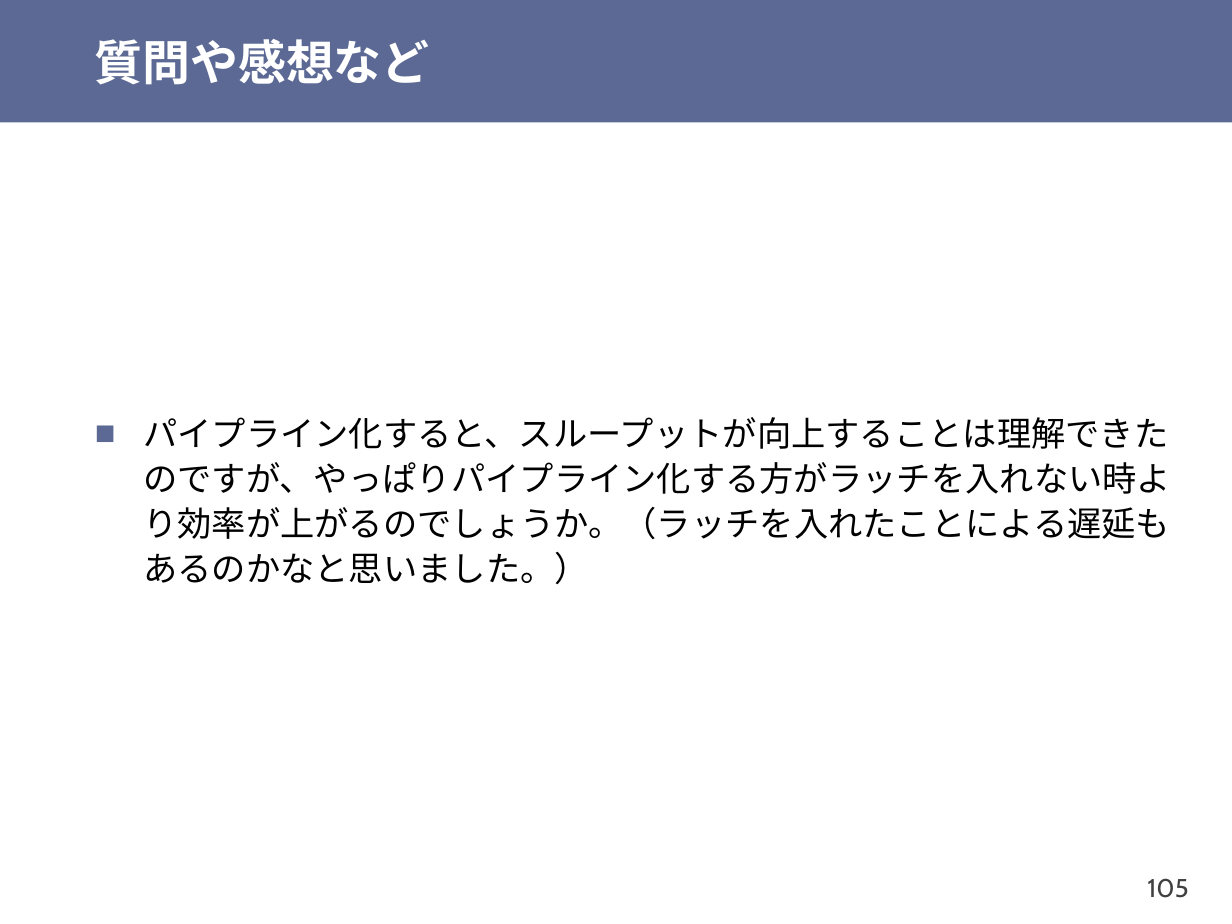
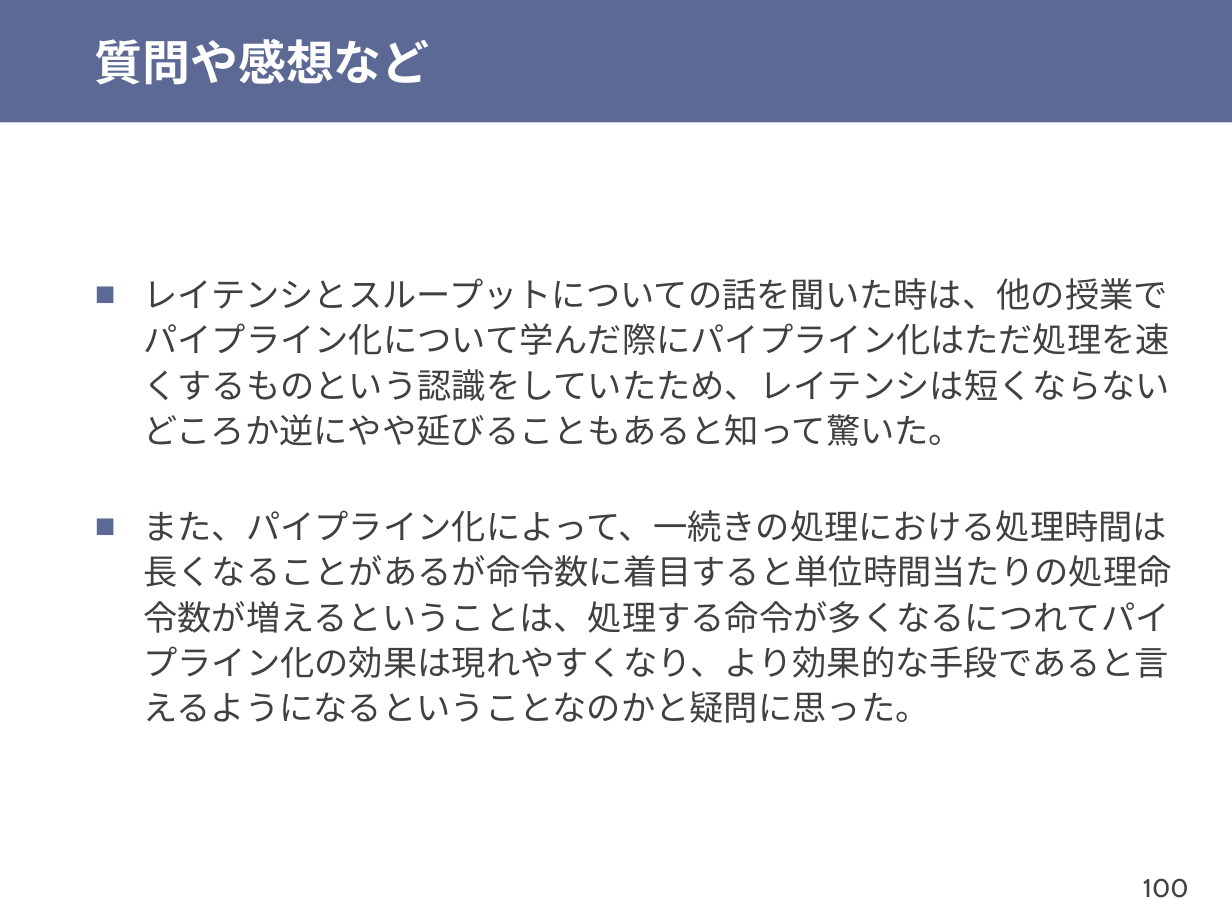
Before and after one commit to shioyadan/otya-computer-architecture-i, a slide deck: slide 100 of cai-shioya-06.pptx (slide 105 before the commit). Drawn at 1232x924 pixels with LibreOffice and Linux fonts; fonts in the diff are those of the drawing. Boxes give left, top, right and bottom in pixels: in the first picture for what was removed or moved away, otherwise in the second. Text is boxed around its words. In the diff, an @@ line names an element or a change of style, - is before the commit and + after.

```diff
--- a/cai-shioya-06.pptx
+++ b/cai-shioya-06.pptx
@@ text at (143,278,1171,723): text changed; font Noto Sans CJK JP to Cabin; text colour #000000 to #404040 @@
-■ パイプライン化すると、スループットが向上することは理解できたのですが、やっぱりパイプライン化する方がラッチを入れない時より効率が上がるのでしょうか。（ラッチを入れたことによる遅延もあるのかなと思いました。）
+■ レイテンシとスループットについての話を聞いた時は、他の授業でパイプライン化について学んだ際にパイプライン化はただ処理を速くするものという認識をしていたため、レイテンシは短くならないどころか逆にやや延びることもあると知って驚いた。
+■ また、パイプライン化によって、一続きの処理における処理時間は長くなることがあるが命令数に着目すると単位時間当たりの処理命令数が増えるということは、処理する命令が多くなるにつれてパイプライン化の効果は現れやすくなり、より効果的な手段であると言えるようになるということなのかと疑問に思った。
@@ page number at (1143,878,1189,898): text changed @@
-105
+100
```
Also in this commit, not shown: 32 other slides changed, 7 slides added, 1 slide removed, 1 other file.
